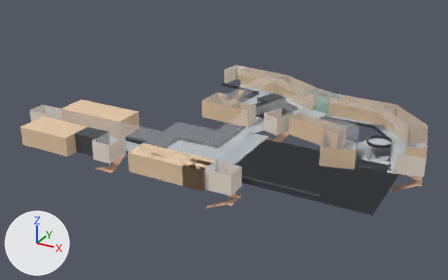
The glTF model floors/10F.glb, before and after one commit.
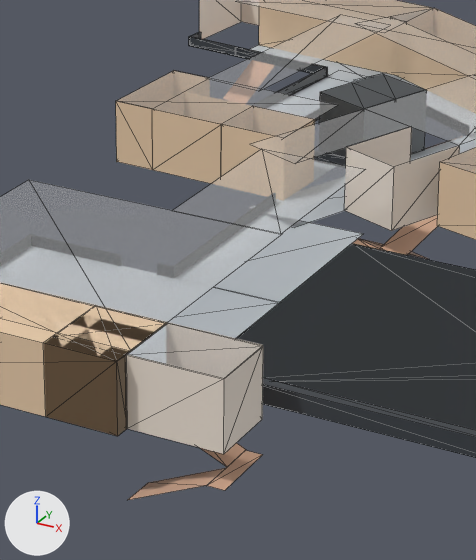
There are two pictures of each version: one whole from a 50 mm camera at (20.3, -70.5, 39.3) aimed at (-25.1, 12.2, -2.0), one close up on the part from 38% to 67% of the width and 26% to 80% of the height. Every picture has the same lights, and +X, +Y and +Z are marked at lower left. The older version's two pictures come first. The close-ups show mesh edges as thin lines. Where no turn or scale is listed for an object, it has been applied to the vertices. Vertices at exactly the same position are counted once.

Names of what the first close-up shows: 'Cube.002', '立方體.022', '立方體.026', '立方體.042', '立方體.147', '立方體.165', '立方體.182', '立方體.185', '立方體.186', '立方體.188', '立方體.189', '立方體.190', '立方體.191', '立方體.193', '立方體.194', '立方體.223', '立方體.224', '立方體.225' and 25 more.
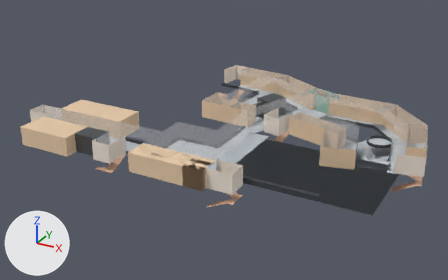
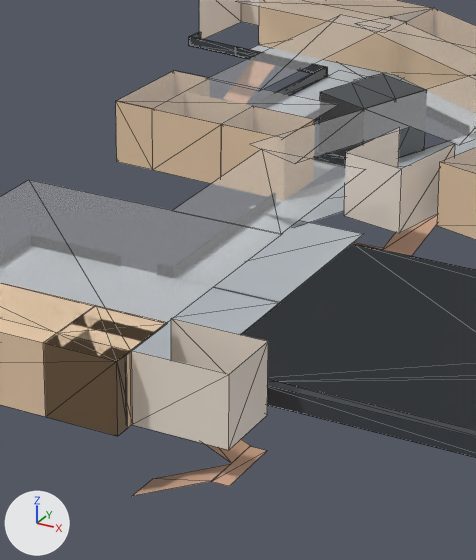
Changed parts and their boxes (x1, y1, x2, y2) in the close-ups (476 x 560 px; the box of a moved part takes in the faces that stretch with it):
'立方體.191', moved
    before: (126, 322, 263, 454)
    after: (131, 319, 268, 450)
'立方體.225', moved, turned
    before: (345, 127, 460, 231)
    after: (344, 131, 455, 233)
'立方體.188', deleted
    before: (127, 323, 262, 379)
'立方體.193', moved
    before: (128, 468, 226, 500)
    after: (133, 464, 230, 496)
'立方體.189', moved
    before: (207, 450, 262, 491)
    after: (212, 446, 266, 486)
'立方體.190', moved
    before: (200, 443, 246, 467)
    after: (205, 439, 251, 463)
'立方體.223', turned
    before: (358, 238, 428, 259)
    after: (357, 243, 414, 257)
'立方體.224', moved, turned (not visible afterwards)
    before: (352, 239, 382, 250)
part 1 of me_立方體_186, moved or reshaped
    before: (117, 328, 161, 436)
    after: (117, 328, 161, 435)

Edits to the bpy script that builds the scene:
```text
Change me_立方體_186:
    where me_立方體_186.from_pydata(...)  # 14 vertices, 24 faces; spans x -6.0..6.0, y -6.0..-2.37, z -1.5..1.5
    used by ob_立方體_147; location = (-23.28, -2.09, 1.5)
    before: 2 (2.93, -5.34, 1.46) at pixel (52, 336), 8 (6.0, -5.34, 1.46) at pixel (126, 355), 10 (6.0, -5.34, -1.5) at pixel (127, 428), 11 (2.93, -5.34, -1.5)
    me_立方體_186 part 1
    add for i in [2, 8, 10, 11]: me_立方體_186.vertices[i].co += Vector((0.0, 0.38, 0.0))
Change ob_立方體_225:
    ob_立方體_225.location: (-17.04, 16.09, 1.5) -> (-17.04, 15.85, 1.5)
    ob_立方體_225.rotation_euler: (1.571, 0.0, -0.378) -> (1.571, 0.0, -0.204)  # degrees (90, 0, -22) -> degrees (90, 0, -12)
Change ob_立方體_224:
    ob_立方體_224.location: (-17.69, 14.53, -3.02) -> (-17.44, 14.24, -3.02)
    ob_立方體_224.rotation_euler: (1.571, 0.0, -0.378) -> (1.571, 0.0, -0.204)  # degrees (90, 0, -22) -> degrees (90, 0, -12)
Change ob_立方體_223:
    ob_立方體_223.rotation_euler: (1.571, -0.384, -1.949) -> (1.571, -0.384, -1.775)  # degrees (90, -22, -112) -> degrees (90, -22, -102)
Change ob_立方體_189:
    ob_立方體_189.location: (-13.62, -5.97, -3.0) -> (-13.61, -5.62, -3.0)
Change ob_立方體_190:
    ob_立方體_190.location: (-16.03, -5.93, -2.14) -> (-16.02, -5.58, -2.14)
Change ob_立方體_191:
    ob_立方體_191.location: (-15.32, -5.94, 1.5) -> (-15.32, -5.59, 1.5)
Change ob_立方體_193:
    ob_立方體_193.location: (-14.9, -5.95, -3.64) -> (-14.89, -5.6, -3.64)
Remove ob_立方體_188:
    ob_立方體_188 = bpy.data.objects.new('立方體.188', me_立方體_126)
    ob_立方體_188.location = (-15.33, -5.93, 1.46)
```
